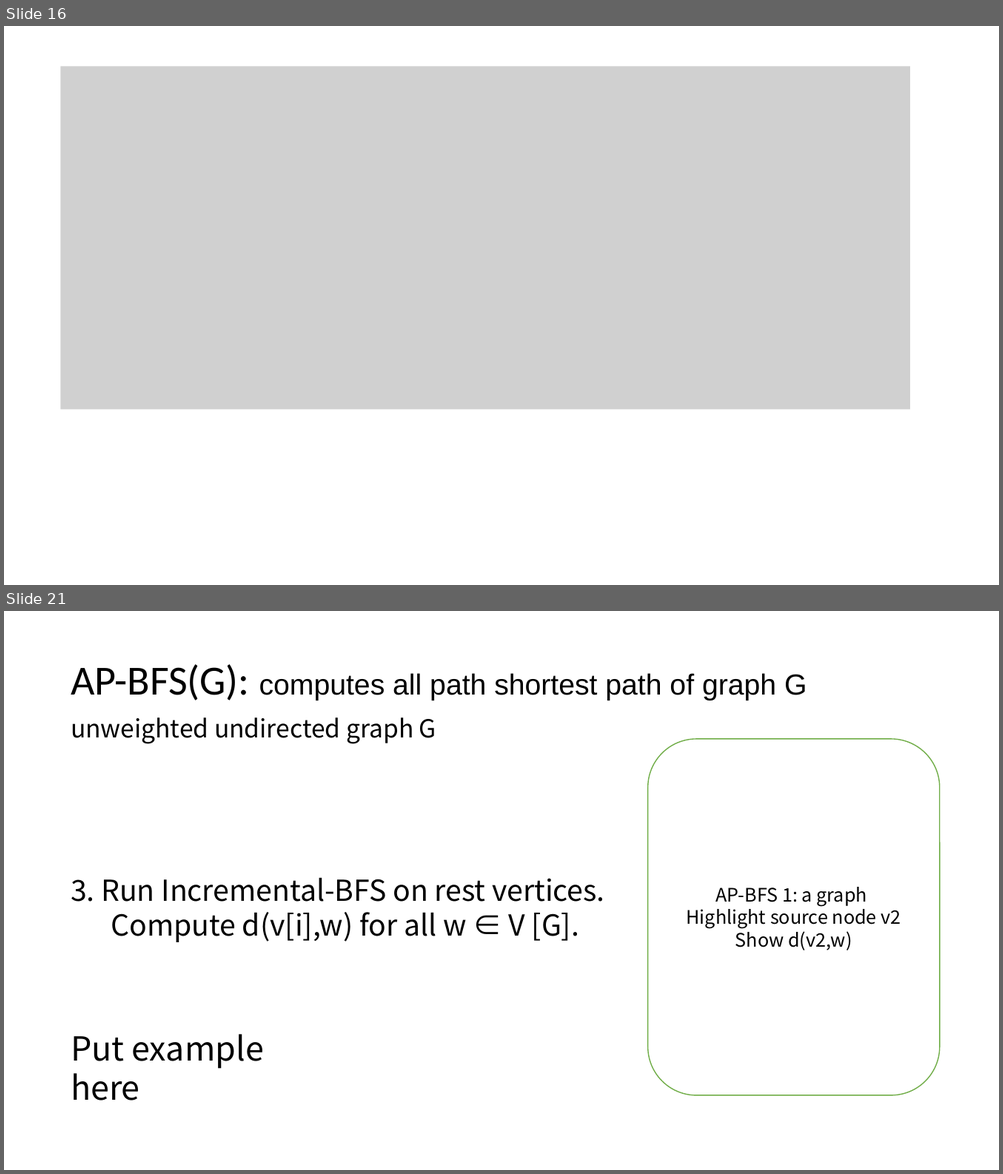
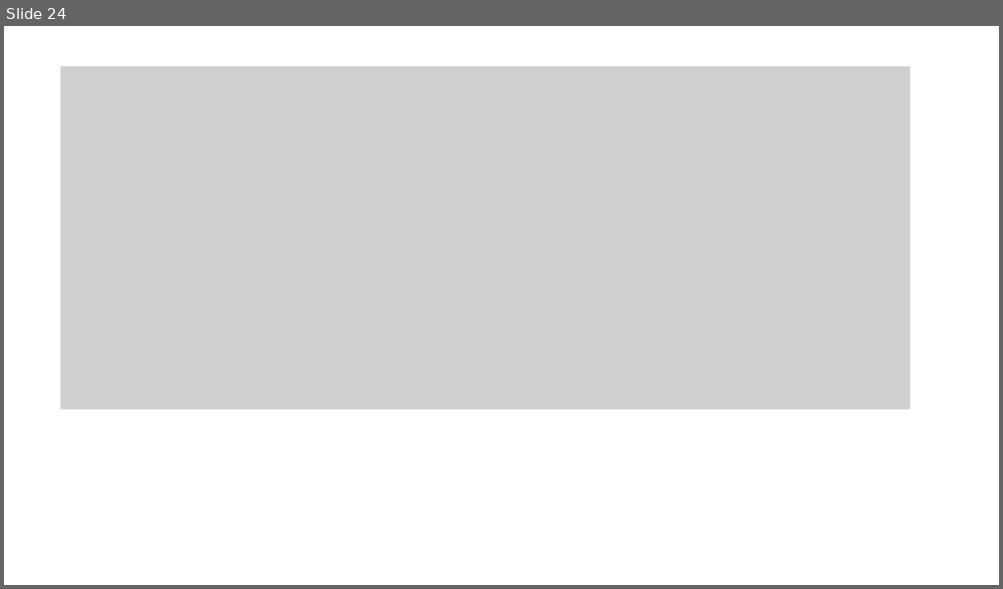
Before and after one commit to KSDeng/CS5234_miniproject, a slide deck: slide.pptx. Shown one above the other, each under a label of ours: slides 16 and 21 before the commit, slide 24 after it; the slides between them are not shown. The pictures are 1003x1174 and 1003x589 pixels, drawn with LibreOffice and Linux fonts; fonts in the diff are those of the drawing; grey boxes stand for pictures. Boxes give left, top, right and bottom in pixels: in the first picture for what was removed or moved away, otherwise in the second. Text is boxed around its words. In the diff, an @@ line names an element or a change of style, - is before the commit and + after.

```diff
--- a/slide.pptx
+++ b/slide.pptx
@@ slide 21 removed at bbox=[4, 611, 999, 1170], background #FFFFFF @@
@@ text removed at bbox=[71, 664, 806, 701] @@
-AP-BFS(G): computes all path shortest path of graph G
@@ text removed at bbox=[71, 718, 605, 943] @@
-unweighted undirected graph G
-3. Run Incremental-BFS on rest vertices.
-Compute d(v[i],w) for all w ∈ V [G].
@@ rounded rectangle removed at bbox=[648, 739, 939, 1096] @@
-AP-BFS 1: a graph
-Highlight source node v2
-Show d(v2,w)
@@ text removed at bbox=[71, 1034, 263, 1101] @@
-Put example here
@@ what was slide 16 is now slide 24 @@
```
Also in this commit, not shown: 11 slides changed, 13 slides added, 3 other slides removed, 1 other file.
